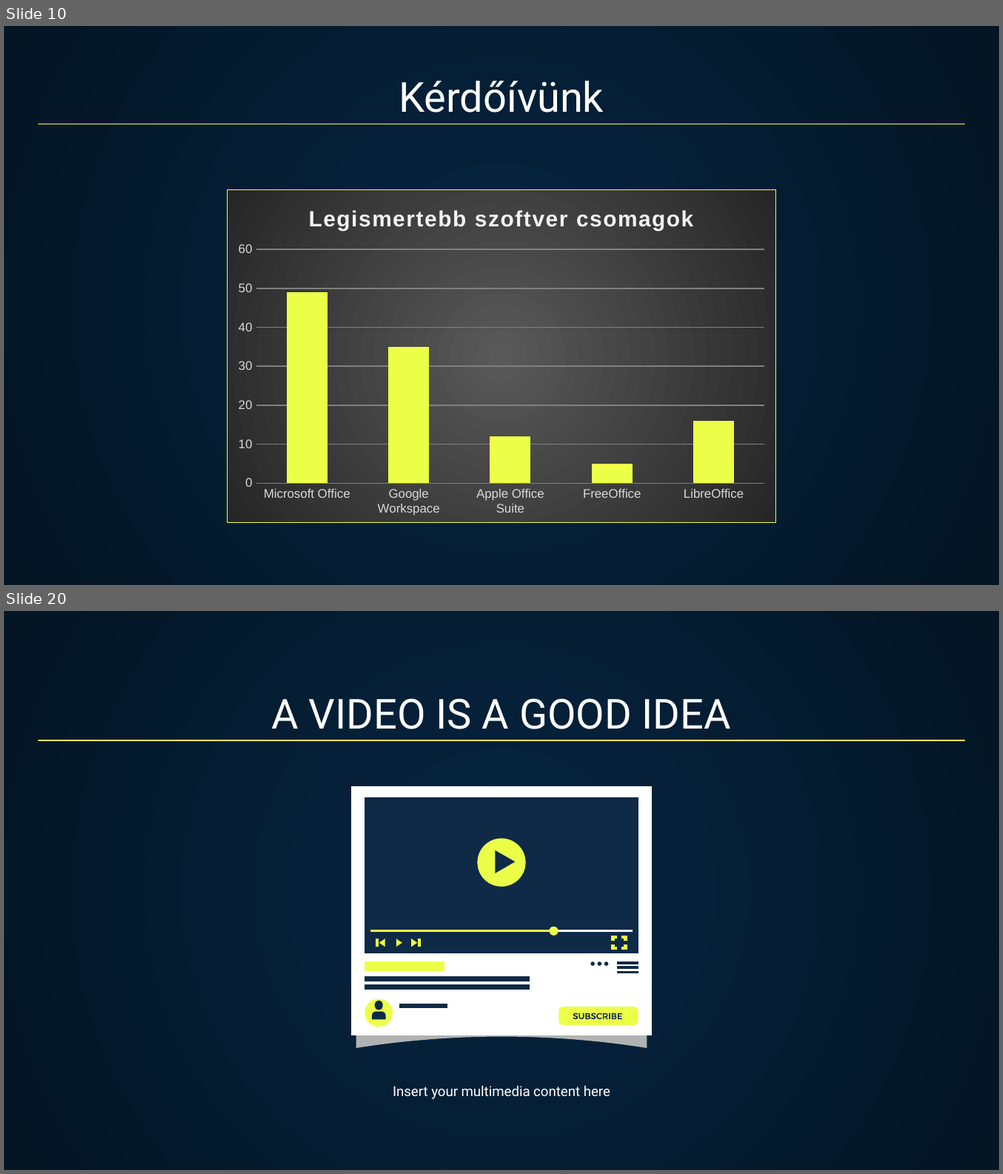
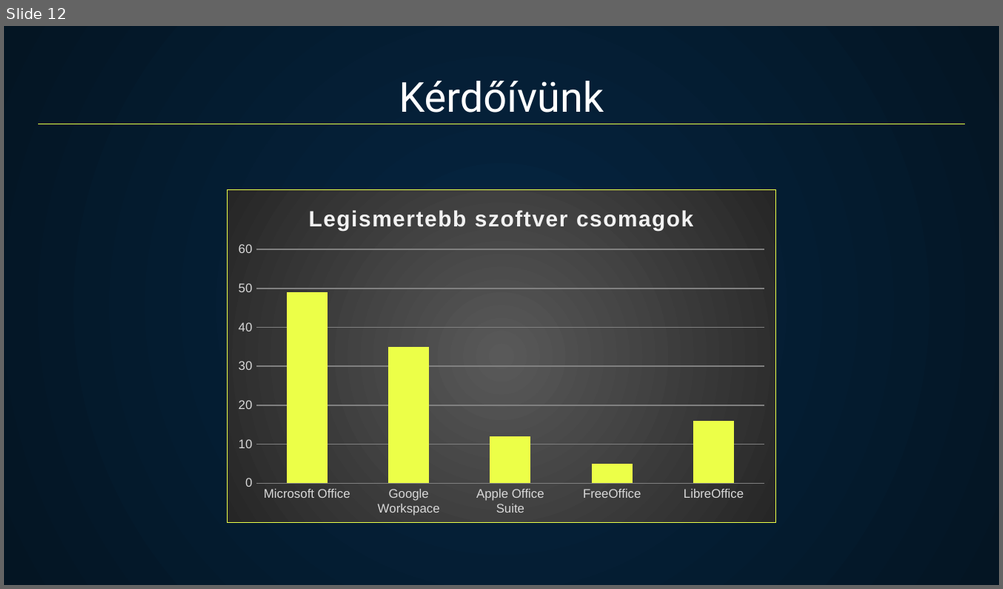
Before and after one commit to Berci5595/Venom, a slide deck: Venom.pptx. Shown one above the other, each under a label of ours: slides 10 and 20 before the commit, slide 12 after it; the slides between them are not shown. The pictures are 1003x1174 and 1003x589 pixels, drawn with LibreOffice and Linux fonts; fonts in the diff are those of the drawing. Boxes give left, top, right and bottom in pixels: in the first picture for what was removed or moved away, otherwise in the second. Text is boxed around its words. In the diff, an @@ line names an element or a change of style, - is before the commit and + after.

```diff
--- a/Venom.pptx
+++ b/Venom.pptx
@@ slide 20 removed at [4, 611, 999, 1170], background gradient #052643 to #041523 @@
@@ title removed at [271, 698, 731, 729] @@
-A VIDEO IS A GOOD IDEA
@@ line removed from (38, 741) to (965, 741) @@
@@ group removed at [351, 787, 652, 1048]: 40 freeform shapes @@
@@ text removed at [392, 1086, 610, 1099] @@
-Insert your multimedia content here
@@ what was slide 10 is now slide 12 @@
```
Also in this commit, not shown: 4 slides added, 12 other slides removed.
